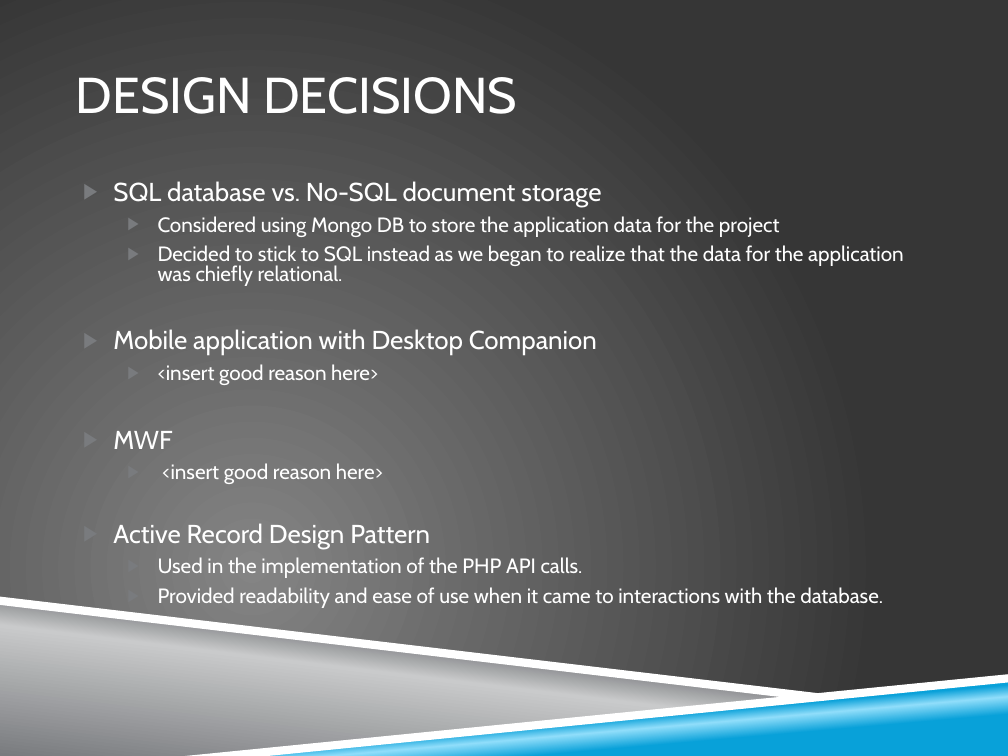
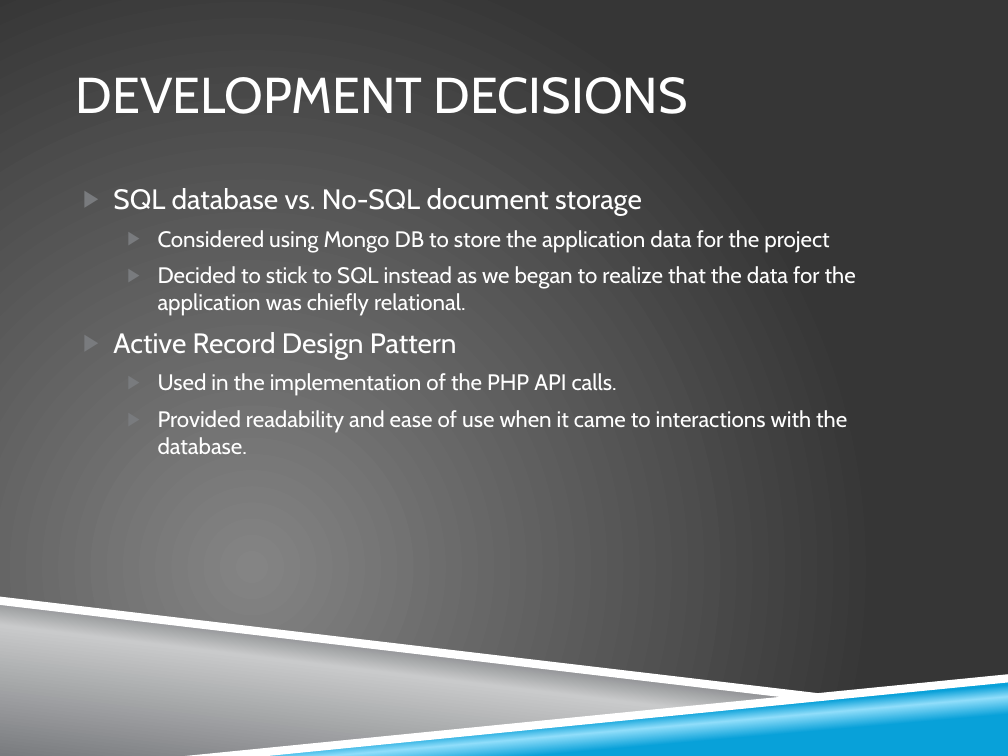
Before and after one commit to zkhalapyan/whoop-txt, a slide deck: slide 17 of doc/final_presentation.pptx (slide 15 before the commit). Drawn at 1008x756 pixels with LibreOffice and Linux fonts; fonts in the diff are those of the drawing; background and template pictures are left out. Boxes give left, top, right and bottom in pixels: in the first picture for what was removed or moved away, otherwise in the second. Text is boxed around its words. In the diff, an @@ line names an element or a change of style, - is before the commit and + after.

Commit message:
(Wade) Fixed lots of stuff from mid-term section of presentation, added stuff for front end, testing and issue tracker, etc. Only part that needs to be done still is desktop.

```diff
--- a/doc/final_presentation.pptx
+++ b/doc/final_presentation.pptx
@@ title at (76,77,688,114): text changed @@
-DESIGN DECISIONS
+DEVELOPMENT DECISIONS
@@ text "SQL database vs. No-SQL document ..." at (113,188,856,454): size 18.5 to 20 pt in "SQL database vs. No-SQL document storage", "Active Record Design Pattern"; size 14.8 to 16 pt in "Considered using Mongo DB to store the ...", "Decided to stick to SQL instead as ...", "Used in the implementation of the PHP ...", "Provided readability and ease of use when ..."; line spacing 0.8 to 1 @@
@@ text at (113,329,597,484): paragraphs removed @@
-▶ Mobile application with Desktop Companion
-  ▶ <insert good reason here>
-▶ MWF
-  ▶ <insert good reason here>
```
Also in this commit, not shown: 9 other slides changed, 3 slides added.
